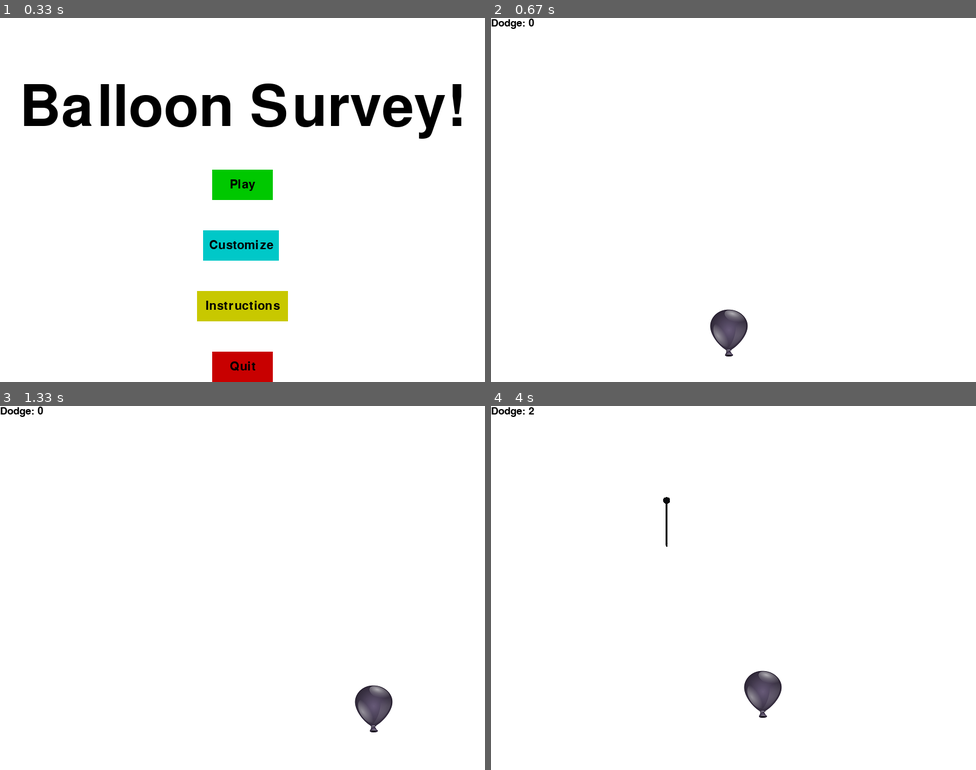
Above: before the commit, frames 1-4 (two rows, left to right).
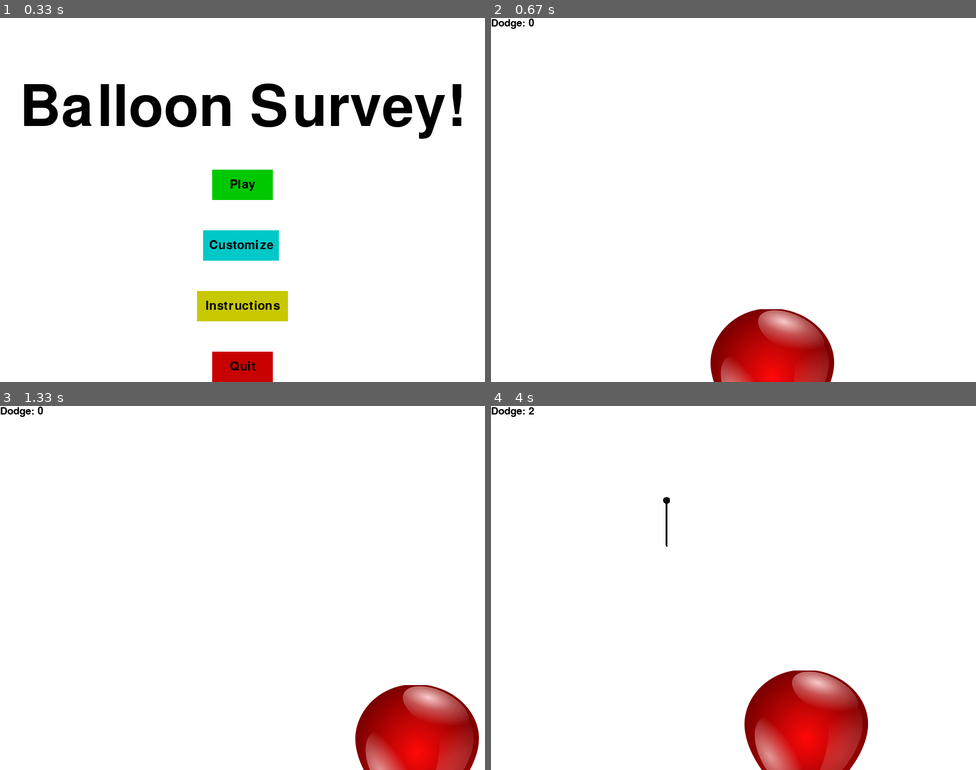
Above: after the commit, the same moments.

Repository: GuilhermeeSette/Ballooooon
Game: pygame game, started from PROJETO/main.py
Two runs of this game, one before a commit and one after it. Both use one fixed random seed, a clock stepped at 60 frames per second and the inputs below.
Inputs (mouse positions are in pixels of both pictures, inside the frame that each line leads up to):
- Up to frame 1 (0.33 s): no input
- Up to frame 2 (0.67 s): click "Play" at 0.42 s
- Up to frame 3 (1.33 s): hold Right 0.67-1.13 s; move the mouse to (92, 533) at 0.7 s; hold Up from 1.17 s (still down)
- Up to frame 4 (4 s): release Up at 1.47 s; hold Right 1.5-1.97 s; hold Left 2-2.53 s; hold Down 2.57-2.87 s; hold Left 2.9-3.3 s; hold Up 3.33-3.7 s; hold Right from 3.73 s (still down)

Frame 1 is identical in both runs. In frame 2, 4.6% of the frame differs, in the area x 45-71%, y 80-100%; in frame 3, 5.4%; in frame 4, 6.2%, in the area x 52-78%, y 72-100%.

Commit message:
Alterações da aula de Analise

Diff:
--- a/PROJETO/main.py
+++ b/PROJETO/main.py
@@ -34,12 +34,14 @@
 bal_width = 64
 clock = py.time.Clock()
 #Desktop - Trabalho - Abrindo em pen drive
-agulha = py.image.load('C:\Ballooooon/PROJETO/imagens/agulha.png')
-balpreto = py.image.load('C:\Ballooooon/PROJETO/imagens/balao-black.png')
-balvermelho = py.image.load('C:\Ballooooon/PROJETO/imagens/balao-red.png')
-balazul = py.image.load('C:\Ballooooon/PROJETO/imagens/balao-blue.png')
-balverde = py.image.load('C:\Ballooooon/PROJETO/imagens/balao-green.png')
-espinho = py.image.load('C:\Ballooooon/PROJETO/imagens/espinho.png')
+agulha = py.image.load('E:\Ballooooon/PROJETO/imagens/agulha.png')
+balpreto = py.image.load('E:\Ballooooon/PROJETO/imagens/balao-black.png')
+bpreto = False
+balvermelho = py.image.load('E:\Ballooooon/PROJETO/imagens/balao-red.png')
+bred = False
+balazul = py.image.load('E:\Ballooooon/PROJETO/imagens/balao-blue.png')
+balverde = py.image.load('E:\Ballooooon/PROJETO/imagens/balao-green.png')
+espinho = py.image.load('E:\Ballooooon/PROJETO/imagens/espinho.png')
 balImg = balpreto
 #Windows
 #carImg = py.image.load('E:\Pygame_course/carrace.png')
@@ -57,8 +59,8 @@
 def things(thingx, thingy):
     screen.blit(agulha,(thingx,thingy))
 
-def bal(x,y):
-    screen.blit(balImg,(x,y))
+def bal(balo,x,y):
+    screen.blit(balo,(x,y))
 
 def text_objects(text, font):
     textSurface = font.render(text, True, black)
@@ -89,6 +91,8 @@
         py.draw.rect(screen, ac,(x,y,w,h))
         if click[0] == 1 and action != None:
             action()
+
+
 #            if action == "Play":
 #                game_loop()
 #            elif action == "quit":
@@ -104,6 +108,7 @@
     textRect.center = ( (x+(w/2)), (y+(h/2)) )
     screen.blit(textSurf, textRect)
 
+
 def game_instruction():
     instruction = True
     while instruction:
@@ -153,10 +158,14 @@
 
 def balblack():
     balImg = balpreto
-    return game_intro()
+    bred = False
+    bpreto = True
+    return bpreto
 def balred():
     balImg = balvermelho
-    return game_loop()
+    bpreto = False
+    bred = True
+    return bred
 def balgreen():
     balImg = balverde
     return game_intro()
@@ -239,6 +248,7 @@
     thing_speed = 10
     thing_width = 15
     thing_height = 70
+
     dodge = 0
 
     gameExit = False
@@ -278,7 +288,13 @@
         #things(thingx, thingy, thingw, thingh, color)
         things(thing_startx, thing_starty)
         thing_starty += thing_speed
-        bal(x,y)
+        if balred():
+
+            bal(balvermelho,x,y)
+
+        elif balblack():
+            bal(balpreto,x,y)
+
         things_dodge(dodge)
         if x >= display_width - bal_width or x <= 0:
             x_change = 0
@@ -360,6 +376,6 @@
 
 
 game_intro()
-game_loop()
+game_loop(balImg)
 py.quit()
 quit()
Binary file changed: PROJETO/imagens/balao-red.png
